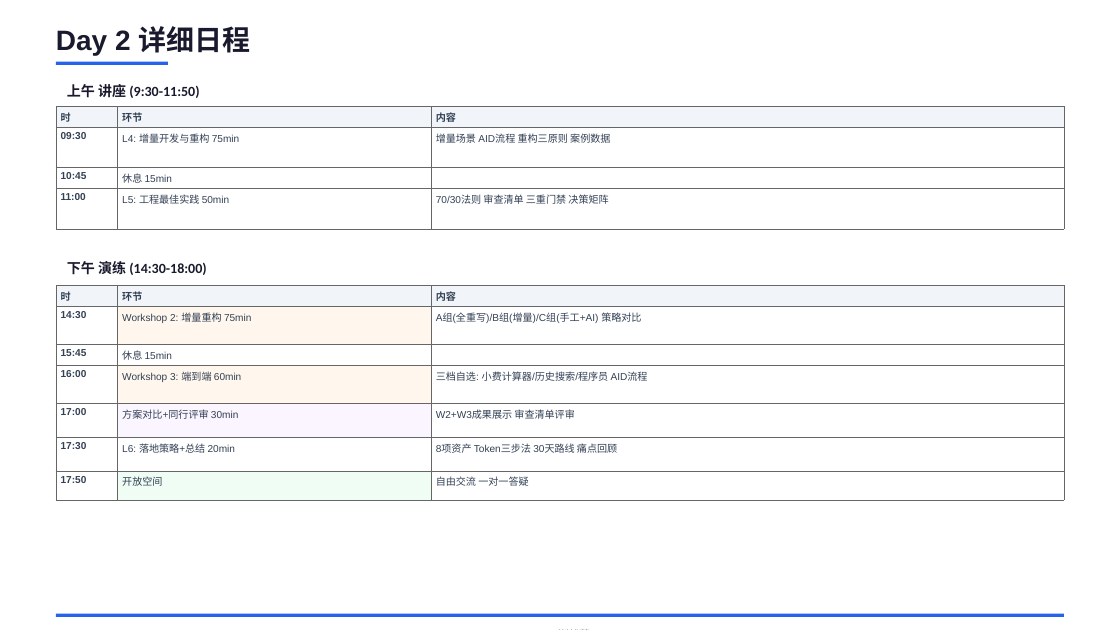
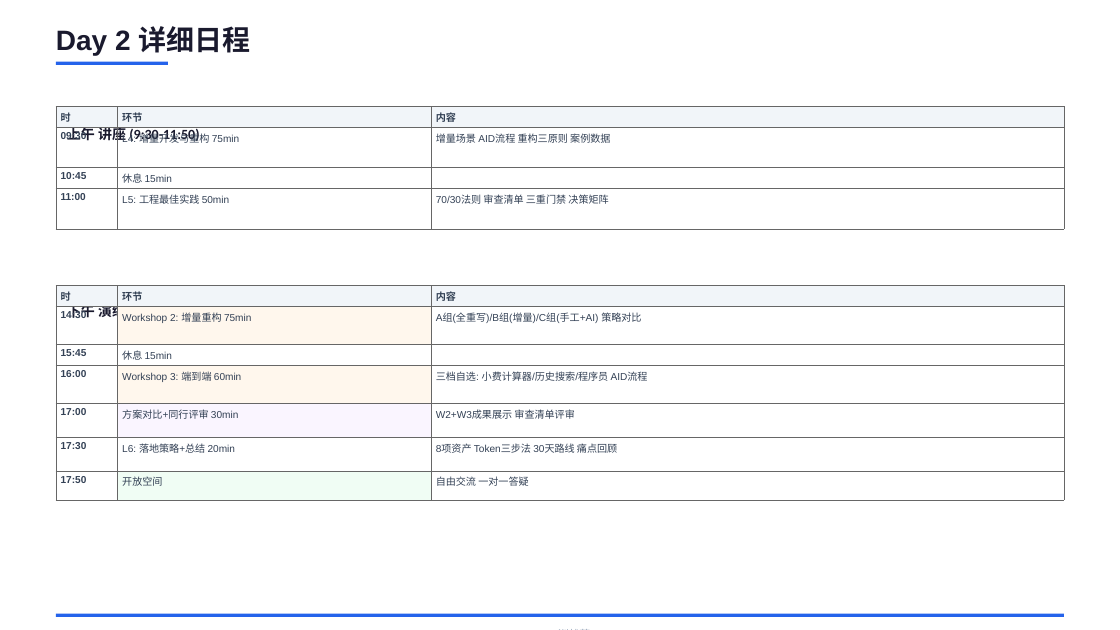
Before and after one commit to JungleTestLabs/ai-coding-training, a slide deck: slide 4 of docs/AI-Native-训战营-介绍与日程.pptx. Drawn at 1120x630 pixels with LibreOffice and Linux fonts; fonts in the diff are those of the drawing. Boxes give left, top, right and bottom in pixels: in the first picture for what was removed or moved away, otherwise in the second. Text is boxed around its words. In the diff, an @@ line names an element or a change of style, - is before the commit and + after.

```diff
--- a/docs/AI-Native-训战营-介绍与日程.pptx
+++ b/docs/AI-Native-训战营-介绍与日程.pptx
@@ text "上午 讲座 (9:30-11:50)" rewrapped from bbox=[67, 84, 199, 98] to bbox=[67, 126, 199, 144] @@
@@ text "下午 演练 (14:30-18:00)": place and size @@
-text "下午 演练 (14:30-18:00)" at bbox=[67, 259, 206, 277]
+text "下午 演练 (14:30-18:00)" at bbox=[67, 303, 206, 321]
```
Also in this commit, not shown: 4 other slides changed.
